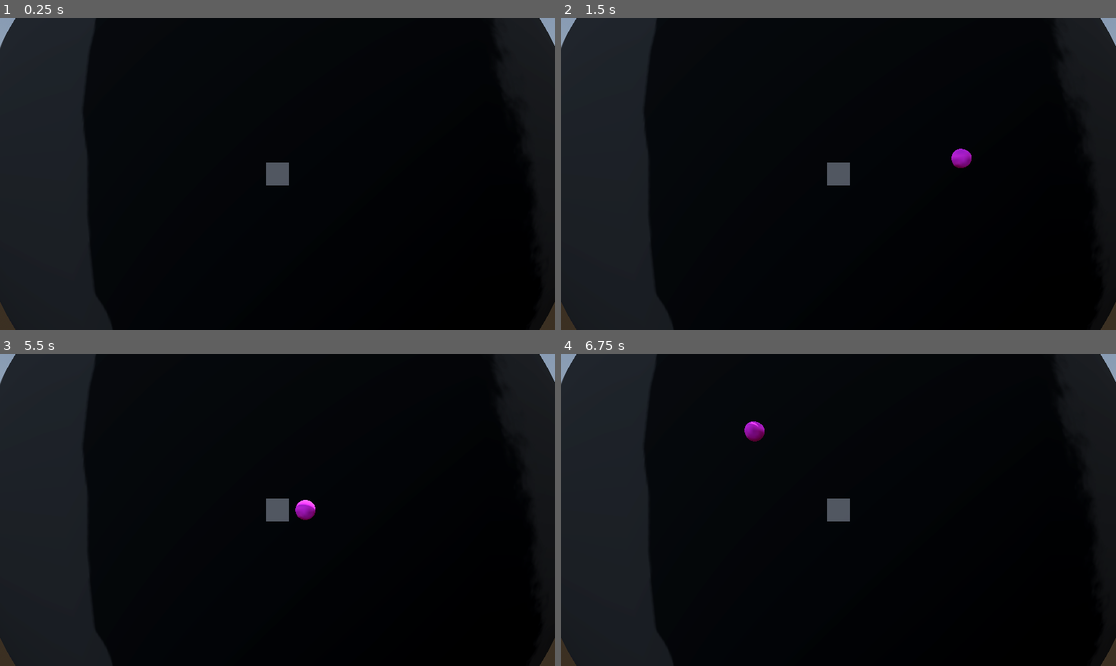
Above: before the commit, frames 1-4 (two rows, left to right).
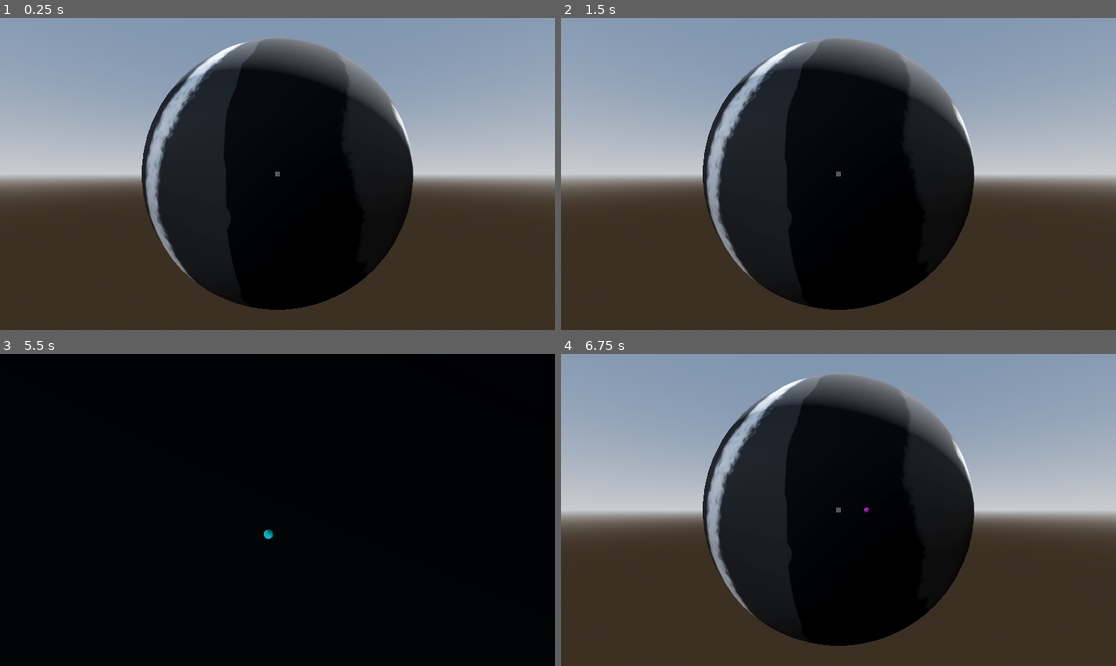
Above: after the commit, the same moments.

Repository: Ojunio14/Sistema-Industrial-v2
Game: Godot game, scene res://scenes/main/main.tscn
Two runs of this game, one before a commit and one after it. Both use one fixed random seed, a clock stepped at 60 frames per second and the inputs below.
Inputs (mouse positions are in pixels of both pictures, inside the frame that each line leads up to):
- Up to frame 1 (0.25 s): no input
- Up to frame 2 (1.5 s): tap Enter at 0.5 s; move the mouse to (960, 158) at 0.52 s; hold D 0.53-1.28 s; hold Tab (change_cam_view, bound only after the commit) 0.53-1.28 s; tap G (G) at 0.6 s; click (960, 158) at 0.67 s; tap Space at 0.77, 1.07 s; move the mouse to (727, 189) at 1.27 s; hold S from 1.28 s (still down); tap Tab (change_cam_view, bound only after the commit) at 1.35 s; click (727, 189) at 1.42 s
- Up to frame 3 (5.5 s): tap Space at 1.52, 1.82, 2, 3.02, 3.32, 3.5, 3.77, 4.07, 4.52, 4.55, 4.82, 5 s; tap Shift at 1.55 s; move the mouse to (333, 441) at 2.02 s; release S at 2.03 s; hold D 2.03-2.78 s; hold Shift 2.03-2.78 s; click (333, 441) at 2.17 s; tap E at 2.3, 2.85 s; tap Enter at 2.75, 4.25 s; move the mouse to (249, 572) at 2.77 s; hold W 2.78-3.53 s; click (249, 572) at 2.92 s; tap Q at 3.05 s; move the mouse to (444, 556) at 3.52 s; hold Q 3.53-4.28 s; hold A 3.53-5.03 s; click (444, 556) at 3.67 s; tap Ctrl at 3.8, 4.35 s; tap Escape (ui_cancel) at 4.15 s; move the mouse to (111, 463) at 4.27 s; click (111, 463) at 4.42 s; move the mouse to (305, 510) at 5.02 s; hold S from 5.03 s (still down); hold Space from 5.03 s (still down); click (305, 510) at 5.17 s; tap G (G) at 5.3 s
- Up to frame 4 (6.75 s): move the mouse to (755, 432) at 5.77 s; release S at 5.78 s; release Space at 5.78 s; hold D 5.78-6.53 s; tap G (G) at 5.85 s; click (755, 432) at 5.92 s; tap Space at 6.02, 6.32 s; tap Tab (change_cam_view, bound only after the commit) at 6.05 s; move the mouse to (960, 494) at 6.52 s; hold W from 6.53 s (still down); hold Tab (change_cam_view, bound only after the commit) from 6.53 s (still down); click (960, 494) at 6.67 s

The runs differ from the first frame. In frame 1, 77% of the frame differs, in the area x 0-100%, y 0-100%; in frame 2, 77%; in frame 3, 19%; in frame 4, 77%.
Error after the commit: Invalid access to property or key 'my_id' on a base object of type 'Camera3D'. (res://systems/camera_manager/CameraManager.gd:38)

Commit message:
feat: Coloca a Camera Local na posicao do click no preview

Diff:
--- a/project.godot
+++ b/project.godot
@@ -15,6 +15,10 @@
 config/features=PackedStringArray("4.5", "Forward Plus")
 config/icon="res://icon.svg"
 
+[autoload]
+
+CameraManager="*res://systems/camera_manager/CameraManager.gd"
+
 [input]
 
 G={
@@ -22,3 +26,8 @@
 "events": [Object(InputEventKey,"resource_local_to_scene":false,"resource_name":"","device":-1,"window_id":0,"alt_press …(192 unchanged characters)…
 ]
 }
+change_cam_view={
+"deadzone": 0.2,
+"events": [Object(InputEventKey,"resource_local_to_scene":false,"resource_name":"","device":-1,"window_id":0,"alt_pressed":false,"shift_pressed":false,"ctrl_pressed":false,"meta_pressed":false,"pressed":false,"keycode":0,"physical_keycode":4194306,"key_label":0,"unicode":0,"location":0,"echo":false,"script":null)
+]
+}
--- /dev/null
+++ b/scenes/cameras/gameplay/camera_quadtree.tscn
@@ -0,0 +1,7 @@
+[gd_scene load_steps=2 format=3 uid="uid://c0xs72njgco5h"]
+
+[ext_resource type="Script" uid="uid://brfob8en7henu" path="res://scenes/cameras/scripts/camera_quadtree.gd" id="1_oo11n"]
+
+[node name="Camera_Quadtree" type="Camera3D"]
+cull_mask = 1048574
+script = ExtResource("1_oo11n")
--- /dev/null
+++ b/scenes/cameras/gameplay/camera_rts.tscn
@@ -0,0 +1,10 @@
+[gd_scene load_steps=2 format=3 uid="uid://bds0p3y7ntc6n"]
+
+[ext_resource type="Script" uid="uid://b55gi8hb7yc1c" path="res://scenes/cameras/scripts/camera_rts.gd" id="1_dp3uf"]
+
+[node name="Camera_Rts" type="Node3D"]
+script = ExtResource("1_dp3uf")
+
+[node name="GimbalElevation" type="Node3D" parent="."]
+
+[node name="Camera" type="Camera3D" parent="GimbalElevation"]
--- a/scenes/cameras/scripts/camera_orbital.gd
+++ b/scenes/cameras/scripts/camera_orbital.gd
@@ -20,16 +20,20 @@
 
 # Variável para armazenar o movimento do mouse entre as funções
 var _mouse_motion: Vector2 = Vector2.ZERO
-@export var my_id : String = "Gimbal_Orbital"
+@export var my_id : String = "Orbital"
 
+@onready var camera_quadtree: Camera3D = $"../../../Local_Space/Group_Cameras_Local/Camera_Quadtree"
 
-@onready var teste: MeshInstance3D = $"../../teste"
+@onready var teste_local: MeshInstance3D = $"../../../teste_local"
+@onready var teste_scaled: MeshInstance3D = $"../../../teste_Scaled"
+
+#@onready var teste_proces: MeshInstance3D = $"../../../teste_proces"
 
 
 # Unity: void Start()
 func _ready() -> void:
 
-	#CameraManager.register_camera(my_id, $Camera)
+	CameraManager.register_camera(my_id, $Camera)
 
 	# Unity: yaw = transform.eulerAngles.y;
 	yaw = self.rotation_degrees.y
@@ -55,6 +59,8 @@
 # Unity: void Update()
 func _process(delta: float) -> void:
 	# Unity: if (Input.GetMouseButton(0))
+
+
 	if Input.is_mouse_button_pressed(MOUSE_BUTTON_LEFT):
 		# Unity: float mouseX = Input.GetAxis("Mouse X");
 		var mouse_x: float
@@ -118,28 +124,41 @@
 		#get_tree().get_first_node_in_group("Teste").add_child(meshIns)
 
 		var result = RayCast()
-
 		if result.has("position"):
-			#print(result)
-
+			scaled_to_local(camera_quadtree)
+			CameraManager.switch_scaled_to_local()
 			#var PosSphere = result["position"]
-
 			#var NormalSphere = result["normal"]
+			#if result["position"] != Vector3.ZERO:
+				##var rotFinal = Quaternion(Vector3.UP,NormalSphere)
+				#var pos : Vector3 = result["position"]
+				#pos = pos.normalized()
+				#var raio_seg = radius + raio_seguranca
+				#var pos_local = pos * raio_seg
+				#print(result["position"],"global_position")
+				#print(pos,"normalizar")
+				#print(pos * raio_seg,"multiplicar")
+				#var p = pos * radius
+				#teste_scaled.global_position = result["position"]
+				#teste_local.global_position =  p
+				#$"../../../Local_Space/Group_Cameras_Local/Camera_Quadtree".global_position = pos_local
+				##meshIns.global_position = PosSphere
+				##meshIns.quaternion = rotFinal
 
 
-			#var rotFinal = Quaternion(Vector3.UP,NormalSphere)
-			var pos : Vector3 = result["position"]
-			pos = pos.normalized()
-			var raio_seg = radius + raio_seguranca
-			print(result["position"],"global_position")
-			print(pos,"normalizar")
-			print(pos * raio_seg,"multiplicar")
+func scaled_to_local(camera):
+	var result : Dictionary = RayCast()
+	#var rotFinal = Quaternion(Vector3.UP,NormalSphere)
+	if result.has("position"):
+		var pos_scaled : Vector3 = result["position"]
+		#normaliza
+		pos_scaled = pos_scaled.normalized()
+		var raio_seg = radius + raio_seguranca
+		var pos_local = pos_scaled * raio_seg
+		teste_scaled.global_position = result["position"]
+		teste_local.global_position =  pos_scaled * radius
+		camera.global_position = pos_local
 
-
-
-			teste.global_position = result["position"]
-			#meshIns.global_position = PosSphere
-			#meshIns.quaternion = rotFinal
 
 
 func RayCast() -> Dictionary:
@@ -154,7 +173,7 @@
 
 	var result = space_state.intersect_ray(query)
 	return result
-#
-#func _exit_tree():
-	## Avisa o gerente que eu fui destruída (mudei de cena)
-	#CameraManager.unregister_camera(my_id)
+
+func _exit_tree():
+	# Avisa o gerente que eu fui destruída (mudei de cena)
+	CameraManager.unregister_camera(my_id)
--- /dev/null
+++ b/scenes/cameras/scripts/camera_quadtree.gd
@@ -0,0 +1,131 @@
+extends Camera3D
+
+# --- ADICIONADO: Posição do Planeta ---
+@export var planet_center : Vector3 = Vector3.ZERO
+
+# Configurações de Sensibilidade e Velocidade
+@export_group("Controles da Câmera")
+@export var mouse_sensitivity : float = 0.002
+@export var base_speed : float = 10.0
+@export var boost_multiplier : float = 5.0  # Multiplicador ao segurar Shift
+@export var max_speed_scale : float = 100.0 # Para viajar rápido pelo planeta
+
+@export var my_id : String = "FreeFly"
+
+
+
+# Variáveis internas
+var current_speed_scale : float = 1.0
+
+func _ready():
+	CameraManager.register_camera(my_id, self)
+	# Captura o mouse para ele não sair da tela
+	Input.set_mouse_mode(Input.MOUSE_MODE_CAPTURED)
+
+func _input(event):
+	# 1. Rotação da Câmera (Mouse)
+	if event is InputEventMouseMotion:
+		# --- MUDANÇA AQUI ---
+		# Em vez de rotate_y (global), giramos em torno do eixo "Cima" local da câmera
+		# Isso permite virar a cabeça esquerda/direita independente da gravidade
+		rotate_object_local(Vector3.UP, -event.relative.x * mouse_sensitivity)
+
+		# Rotação vertical (X) - Gira a câmera localmente (Olhar pra cima/baixo)
+		rotate_object_local(Vector3.RIGHT, -event.relative.y * mouse_sensitivity)
+
+		# Removemos o "rotation.z = 0" daqui porque ele quebra a rotação esférica.
+		# A correção do horizonte será feita no _process.
+
+	# 2. Controle de Velocidade (Scroll do Mouse)
+	if event is InputEventMouseButton:
+		if event.button_index == MOUSE_BUTTON_WHEEL_UP:
+			current_speed_scale = min(current_speed_scale * 1.1, max_speed_scale)
+		elif event.button_index == MOUSE_BUTTON_WHEEL_DOWN:
+			current_speed_scale = max(current_speed_scale * 0.9, 0.1)
+
+	# 3. Sair do modo captura (Tecla ESC)
+	if event.is_action_pressed("ui_cancel"):
+		if Input.get_mouse_mode() == Input.MOUSE_MODE_CAPTURED:
+			Input.set_mouse_mode(Input.MOUSE_MODE_VISIBLE)
+		else:
+			Input.set_mouse_mode(Input.MOUSE_MODE_CAPTURED)
+
+func _process(delta):
+	# Se o mouse não estiver capturado, não move
+	if Input.get_mouse_mode() != Input.MOUSE_MODE_CAPTURED:
+		return
+
+	# --- 1. MOVIMENTAÇÃO ---
+	var speed = base_speed * current_speed_scale
+	if Input.is_key_pressed(KEY_SHIFT):
+		speed *= boost_multiplier
+
+	var velocity = Vector3.ZERO
+
+	# Movimentação WASD (Local)
+	if Input.is_key_pressed(KEY_W): velocity += Vector3.FORWARD
+	if Input.is_key_pressed(KEY_S): velocity += Vector3.BACK
+	if Input.is_key_pressed(KEY_A): velocity += Vector3.LEFT
+	if Input.is_key_pressed(KEY_D): velocity += Vector3.RIGHT
+
+	# Movimentação Vertical (Q/E)
+	if Input.is_key_pressed(KEY_E) or Input.is_key_pressed(KEY_SPACE):
+		velocity += Vector3.UP
+	if Input.is_key_pressed(KEY_Q) or Input.is_key_pressed(KEY_CTRL):
+		velocity += Vector3.DOWN
+
+	velocity = velocity.normalized()
+
+	# Aplica o movimento na direção que a câmera está olhando
+	# Usamos Basis local para garantir que W vá para frente da lente
+	var global_velocity = transform.basis * (velocity * speed * delta)
+	global_position += global_velocity
+
+	# --- 2. CORREÇÃO DE HORIZONTE (A Mágica do Planeta) ---
+	# Chamamos a função que recalcula a rotação para alinhar com o planeta
+	align_horizon_to_planet()
+
+func align_horizon_to_planet():
+	# SEGURANÇA 1: Não calcular se estivermos muito perto do centro (evita divisão por zero)
+	if global_position.distance_squared_to(planet_center) < 1.0:
+		return
+
+	# 1. Descobrir onde é "Cima" no planeta
+	var planet_up = (global_position - planet_center).normalized()
+
+	# SEGURANÇA 2: Se a normalização falhou (deu zero), aborta
+	if planet_up.is_zero_approx():
+		return
+
+	# 2. Descobrir para onde a câmera está olhando agora (Frente)
+	var camera_forward = -transform.basis.z
+
+	# PREVENÇÃO DE GIMBAL LOCK
+	# Se a câmera estiver olhando quase perfeitamente para cima/baixo em relação ao planeta
+	if abs(camera_forward.dot(planet_up)) > 0.99:
+		return
+
+	# 3. Recalcular o vetor "Direita"
+	var new_right = camera_forward.cross(planet_up).normalized()
+
+	# SEGURANÇA 3: Se o cross product deu zero (vetores paralelos que passaram pelo check), aborta
+	if new_right.is_zero_approx():
+		return
+
+	# 4. Recalcular o vetor "Cima" da câmera
+	var new_camera_up = new_right.cross(camera_forward).normalized()
+
+	# 5. Aplicar a nova base
+	# Nota: Criar uma Basis assim reseta a escala da Câmera para (1,1,1). Isso é bom.
+	var nova_basis = Basis(new_right, new_camera_up, -camera_forward)
+
+	# SEGURANÇA FINAL: Verifica se a nova base é válida (determinante != 0)
+	if not is_zero_approx(nova_basis.determinant()):
+		transform.basis = nova_basis
+
+func mouse_captured():
+	Input.set_mouse_mode(Input.MOUSE_MODE_CAPTURED)
+
+func _exit_tree():
+	# Avisa o gerente que eu fui destruída (mudei de cena)
+	CameraManager.unregister_camera(my_id)
--- /dev/null
+++ b/scenes/cameras/scripts/camera_rts.gd
@@ -0,0 +1,146 @@
+extends Node3D
+
+@export_group("Configurações do Planeta")
+@export var planet_center : Vector3 = Vector3.ZERO
+@export var planet_radius : float = 100.0 # Ajuste para o tamanho do seu planeta ou calcule auto
+
+
+
+@export_group("Movimento RTS")
+@export var pan_speed : float = 20.0
+@export var rotation_speed : float = 2.0
+@export var zoom_speed : float = 2.0
+@export var min_zoom : float = 5.0  # Perto do chão
+@export var max_zoom : float = 50.0 # Longe (quase mapa tático)
+@export var smooth_speed : float = 10.0 # Suavização do movimento
+@export var mouse_sensitivity : float = 0.005
+@export_group("Limites da Câmera")
+@export var min_pitch : float = -80.0 # Quase olhando de cima (Top-down)
+@export var max_pitch : float = -20.0 # Quase no horizonte (não deixe chegar a 0)
+#@export var my_id : CameraManager.Cam_Id
+
+# Variáveis internas
+var target_zoom : float = 20.0
+var current_zoom : float = 20.0
+var camera_angle : float = -45.0 # Angulo padrão RTS
+
+@onready var gimbal = $GimbalElevation
+@onready var camera: Camera3D = $GimbalElevation/Camera
+
+func _ready():
+	#CameraManager.register_camera(my_id,camera)
+	# Configuração inicial dos nós filhos
+	if gimbal: gimbal.rotation_degrees.x = camera_angle
+	if camera: camera.position.z = current_zoom
+
+	# Alinha imediatamente ao iniciar
+	align_to_planet()
+
+func _process(delta):
+
+	_handle_zoom(delta)
+	_apply_movement(delta)
+
+	# A mágica que mantém o RTS colado na esfera
+	align_to_planet()
+
+func _handle_input(delta):
+	# 1. Rotação da Câmera (Girar o tabuleiro com Q/E ou Botão do Meio)
+	if Input.is_key_pressed(KEY_Q):
+		rotate_object_local(Vector3.UP, rotation_speed * delta)
+	if Input.is_key_pressed(KEY_E):
+		rotate_object_local(Vector3.UP, -rotation_speed * delta)
+
+	# Se quiser girar com botão do meio do mouse (estilo Factorio/Captain of Industry)
+	if Input.is_action_pressed("middle_click"): # Crie esse input map ou use if Input.is_mouse_button_pressed(MOUSE_BUTTON_MIDDLE)
+		var mouse_axis = Input.get_last_mouse_velocity().x
+		rotate_object_local(Vector3.UP, mouse_axis * 0.001 * delta)
+
+func _unhandled_input(event):
+	# 1. Rotação com BOTÃO DIREITO (Segurar e Arrastar)
+	if event is InputEventMouseMotion:
+		if Input.is_mouse_button_pressed(MOUSE_BUTTON_RIGHT):
+			# --- Rotação Horizontal (Gira o Rig inteiro) ---
+			rotate_object_local(Vector3.UP, -event.relative.x * mouse_sensitivity)
+
+			# --- Rotação Vertical (Gira apenas o suporte da câmera) ---
+			# Aqui está a novidade: mudamos o 'gimbal', não o rig.
+			if gimbal:
+				# Aplica a rotação
+				gimbal.rotate_object_local(Vector3.RIGHT, -event.relative.y * mouse_sensitivity)
+
+				# TRAVA DE SEGURANÇA (Clamp)
+				# Impede que a câmera dê cambalhota.
+				var current_rot_x = gimbal.rotation_degrees.x
+				gimbal.rotation_degrees.x = clamp(current_rot_x, min_pitch, max_pitch)
+
+	# 2. Zoom e Captura (Mantém igual)
+	if event is InputEventMouseButton:
+		if event.button_index == MOUSE_BUTTON_WHEEL_UP:
+			target_zoom = max(target_zoom - zoom_speed, min_zoom)
+		elif event.button_index == MOUSE_BUTTON_WHEEL_DOWN:
+			target_zoom = min(target_zoom + zoom_speed, max_zoom)
+
+		if event.button_index == MOUSE_BUTTON_RIGHT:
+			if event.pressed:
+				Input.set_mouse_mode(Input.MOUSE_MODE_CAPTURED)
+			else:
+				Input.set_mouse_mode(Input.MOUSE_MODE_VISIBLE)
+
+func _handle_zoom(delta):
+	# Interpolação suave do zoom
+	current_zoom = lerp(current_zoom, target_zoom, smooth_speed * delta)
+	if camera:
+		camera.position.z = current_zoom
+
+func _apply_movement(delta):
+	var move_dir = Vector3.ZERO
+
+	# Para mover, precisamos saber onde é "Frente" na visão da câmera,
+	# mas achatado no chão do Rig.
+	var forward = -transform.basis.z
+	var right = transform.basis.x
+
+	if Input.is_key_pressed(KEY_W): move_dir += forward
+	if Input.is_key_pressed(KEY_S): move_dir -= forward
+	if Input.is_key_pressed(KEY_A): move_dir -= right
+	if Input.is_key_pressed(KEY_D): move_dir += right
+
+	# Normaliza e aplica velocidade
+	# O zoom afeta a velocidade (mais longe = mais rápido)
+	var dynamic_speed = pan_speed * (current_zoom / 10.0)
+
+	# Move o Rig globalmente
+	global_position += move_dir.normalized() * dynamic_speed * delta
+
+func align_to_planet():
+	# PREVENÇÃO 1: Se o Rig estiver exatamente no centro do planeta (0,0,0),
+	# a direção "Cima" não existe (divisão por zero).
+	if global_position.distance_to(planet_center) < 0.1:
+		return # Não faz nada até sair do centro
+
+	# 1. Calcular o vetor "Cima" real
+	var up_direction = (global_position - planet_center).normalized()
+
+	# PREVENÇÃO 2: Evitar que a escala do objeto se perca
+	# Se a escala for (0,0,0), força para (1,1,1)
+	if scale.length_squared() < 0.01:
+		scale = Vector3.ONE
+
+	# 3. Matemática de Vetores (Cross Product)
+	var new_y = up_direction
+	var current_x = transform.basis.x
+
+	# Tenta calcular o Z (Frente) baseado no X atual
+	var new_z = current_x.cross(new_y).normalized()
+
+	# PREVENÇÃO 3: A Morte Súbita (Gimbal Lock)
+	# Se o X estiver alinhado com o Y (resultado zero), usamos o Z antigo como fallback
+	if new_z.is_zero_approx():
+		new_z = transform.basis.z.cross(new_y).normalized()
+
+	# Recalcula o X baseado no novo Z e Y
+	var new_x = new_y.cross(new_z).normalized()
+
+	# Aplica a nova base ortonormalizada
+	transform.basis = Basis(new_x, new_y, new_z)
--- a/scenes/universe/galaxy_map/solar_system_pivot.tscn
+++ b/scenes/universe/galaxy_map/solar_system_pivot.tscn
@@ -1,8 +1,14 @@
-[gd_scene load_steps=6 format=3 uid="uid://b8vgcafodkfu6"]
+[gd_scene load_steps=9 format=3 uid="uid://b8vgcafodkfu6"]
 
 [ext_resource type="PackedScene" uid="uid://baehs7yh20b45" path="res://scenes/universe/planets/earth/earth_pivot.tscn" id="1_0jov3"]
 [ext_resource type="PackedScene" uid="uid://ck22ovow7cbe6" path="res://scenes/cameras/gameplay/camera_orbital.tscn" id="2_7we4f"]
 [ext_resource type="PackedScene" uid="uid://ckhhkyswqw0bk" path="res://scenes/universe/planets/earth/earth.tscn" id="3_d52ay"]
+[ext_resource type="PackedScene" uid="uid://c0xs72njgco5h" path="res://scenes/cameras/gameplay/camera_quadtree.tscn" id="4_axlbv"]
+
+[sub_resource type="SphereMesh" id="SphereMesh_axlbv"]
+
+[sub_resource type="StandardMaterial3D" id="StandardMaterial3D_laxcg"]
+albedo_color = Color(0, 1, 1, 1)
 
 [sub_resource type="StandardMaterial3D" id="StandardMaterial3D_7we4f"]
 albedo_color = Color(1, 0.1764706, 1, 1)
@@ -16,20 +22,31 @@
 
 [node name="Earth_Pivot" parent="ScaledSpace" instance=ExtResource("1_0jov3")]
 
-[node name="Group_Cameras" type="Node3D" parent="ScaledSpace"]
+[node name="Group_Cameras_Scaled" type="Node3D" parent="ScaledSpace"]
 
-[node name="Camera_Orbital" parent="ScaledSpace/Group_Cameras" node_paths=PackedStringArray("target") instance=ExtResource("2_7we4f")]
+[node name="Camera_Orbital" parent="ScaledSpace/Group_Cameras_Scaled" node_paths=PackedStringArray("target") instance=ExtResource("2_7we4f")]
 target = NodePath("../../Earth_Pivot")
 sensitivity = 0.5
 orbit_radius = 60.0
-minimum_orbit_distance = 60.0
-maximum_orbit_distance = 400.0
-radius = 50000
+minimum_orbit_distance = 90.0
+maximum_orbit_distance = 600.0
+radius = 400
 raio_seguranca = 20
-
-[node name="teste" type="MeshInstance3D" parent="ScaledSpace"]
-mesh = SubResource("SphereMesh_d52ay")
 
 [node name="Local_Space" type="Node3D" parent="."]
 
 [node name="Earth" parent="Local_Space" instance=ExtResource("3_d52ay")]
+
+[node name="Group_Cameras_Local" type="Node3D" parent="Local_Space"]
+
+[node name="Camera_Quadtree" parent="Local_Space/Group_Cameras_Local" instance=ExtResource("4_axlbv")]
+transform = Transform3D(1, 0, 0, 0, 1, 0, 0, 0, 1, 400, 0, 0)
+
+[node name="teste_local" type="MeshInstance3D" parent="."]
+layers = 2
+mesh = SubResource("SphereMesh_axlbv")
+surface_material_override/0 = SubResource("StandardMaterial3D_laxcg")
+
+[node name="teste_Scaled" type="MeshInstance3D" parent="."]
+mesh = SubResource("SphereMesh_d52ay")
+skeleton = NodePath("../ScaledSpace")
--- a/scenes/universe/planets/earth/earth.tscn
+++ b/scenes/universe/planets/earth/earth.tscn
@@ -1,10 +1,17 @@
-[gd_scene load_steps=2 format=3 uid="uid://ckhhkyswqw0bk"]
+[gd_scene load_steps=4 format=3 uid="uid://ckhhkyswqw0bk"]
+
+[ext_resource type="Texture2D" uid="uid://cd6ayp7cqsux5" path="res://assets/textures/planets/teste conti_Mont.png" id="1_mkfqo"]
 
 [sub_resource type="SphereMesh" id="SphereMesh_ocx6c"]
 radius = 400.0
 height = 800.0
 
+[sub_resource type="StandardMaterial3D" id="StandardMaterial3D_hvc3j"]
+albedo_texture = ExtResource("1_mkfqo")
+
 [node name="Earth" type="Node3D"]
 
 [node name="MeshInstance3D" type="MeshInstance3D" parent="."]
+layers = 2
 mesh = SubResource("SphereMesh_ocx6c")
+surface_material_override/0 = SubResource("StandardMaterial3D_hvc3j")
--- /dev/null
+++ b/systems/camera_manager/CameraManager.gd
@@ -0,0 +1,53 @@
+extends Node
+
+# Dicionário para guardar as câmeras registradas: {"FreeFly": CameraNode, "Orbital": CameraNode}
+var cameras : Dictionary = {}
+var current_camera : Camera3D = null
+var Camera
+
+
+func switch_scaled_to_local():
+
+	switch_to("FreeFly")
+
+	pass
+
+# Registra uma câmera nova (A câmera chama isso quando nasce)
+func register_camera(camera_name: String, camera_node: Camera3D):
+	cameras[camera_name] = camera_node
+	print("Camera Manager: Câmera '" + camera_name + "' registrada.")
+
+# Remove (A câmera chama isso quando morre/é destruída)
+func unregister_camera(camera_name: String):
+	if cameras.has(camera_name):
+		cameras.erase(camera_name)
+
+# A função mágica que troca a visão
+func switch_to(camera_name: String):
+	if not cameras.has(camera_name):
+		push_error("Camera Manager: Câmera '" + camera_name + "' não encontrada!")
+		return
+
+	var next_cam = cameras[camera_name]
+
+	# Desativa a anterior (opcional, dependendo da sua lógica)
+	# if current_camera: current_camera.current = false
+
+	# Ativa a nova
+	next_cam.make_current() # Função nativa da Godot que assume o controle
+	if next_cam.my_id == "FreeFly" and next_cam != null :
+		print(next_cam.my_id)
+		next_cam.mouse_captured()
+		#next_cam.Input.set_mouse_mode(Input.MOUSE_MODE_CAPTURED)
+	current_camera = next_cam
+
+	print("Camera Manager: Trocado para " + camera_name)
+
+# Exemplo: Alternar entre câmeras com uma tecla
+func _unhandled_input(event):
+	if event.is_action_pressed("change_cam_view"): # Crie esse input map
+		# Exemplo simples de toggle
+		if current_camera == cameras.get("FreeFly"):
+			switch_to("Orbital")
+		else:
+			switch_to("FreeFly")
Not shown, added: scenes/cameras/scripts/camera_quadtree.gd.uid
Not shown, added: scenes/cameras/scripts/camera_rts.gd.uid
Not shown, added: systems/camera_manager/CameraManager.gd.uid
